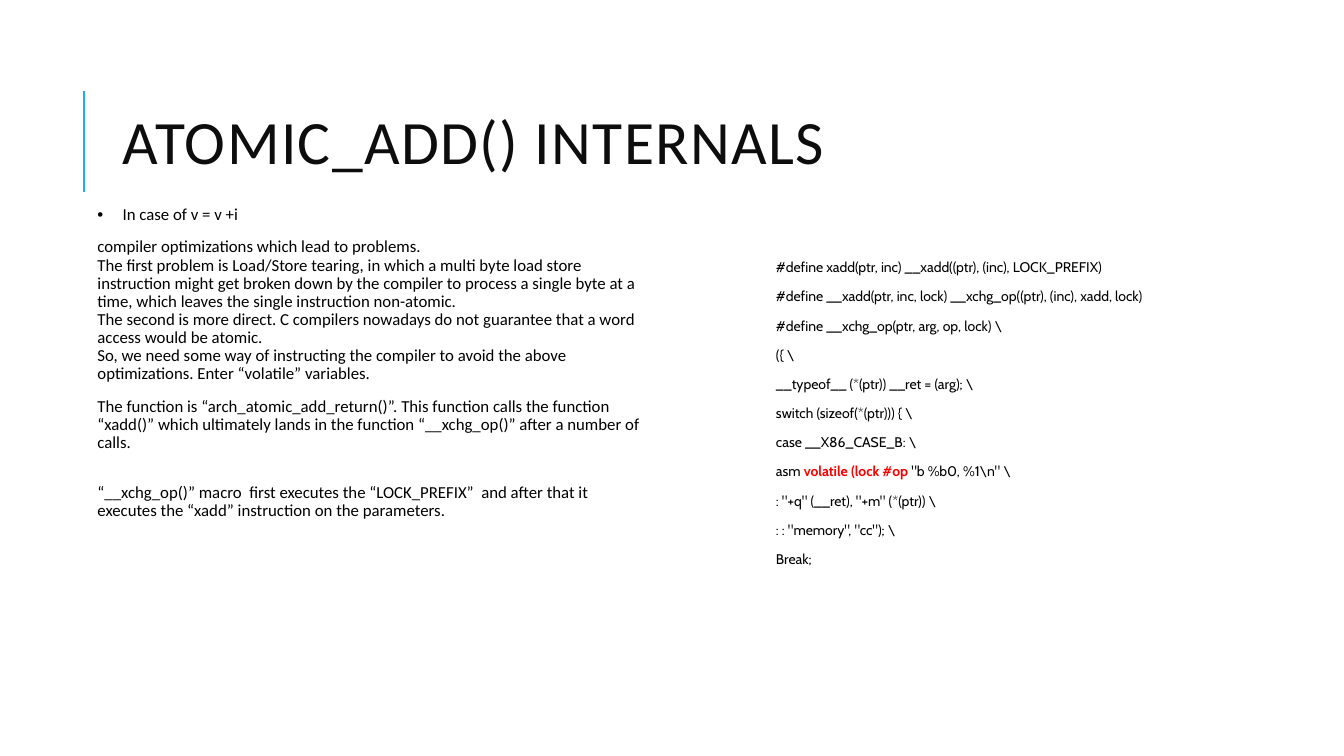
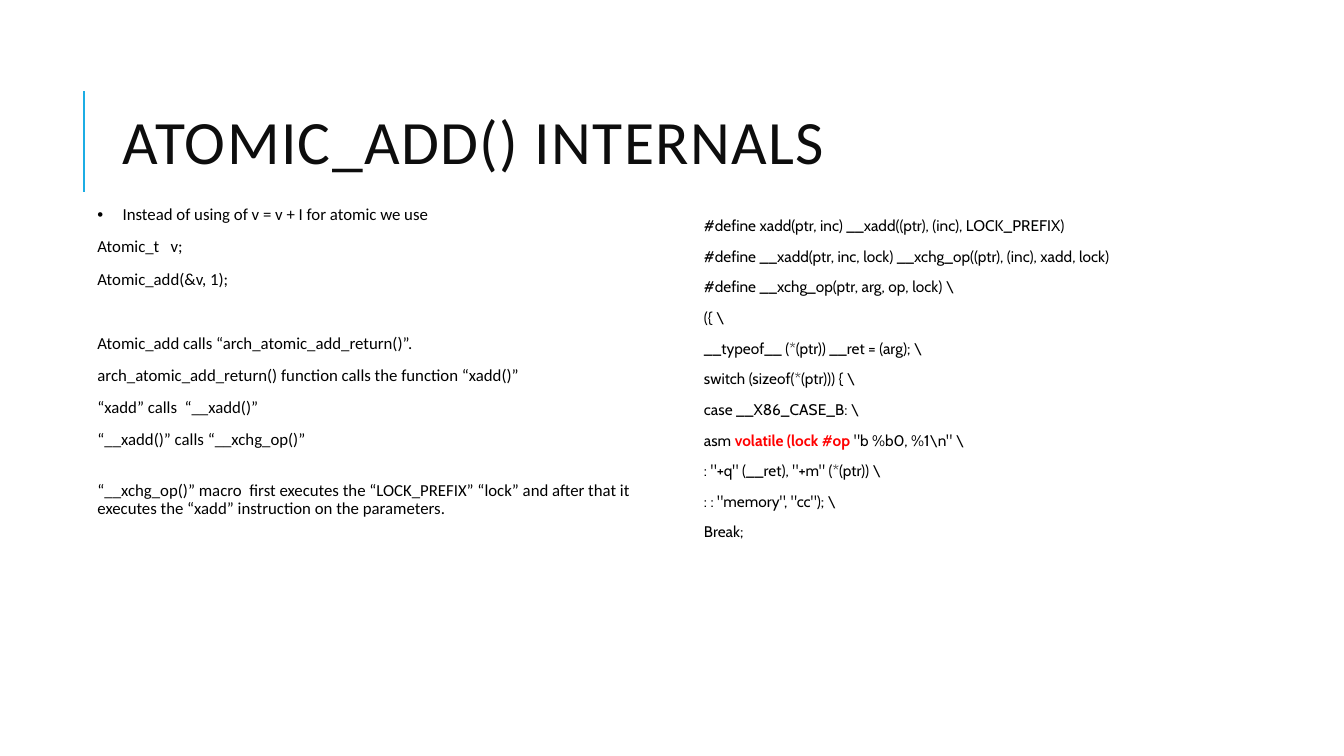
Before and after one commit to kundanthebest/osi2022, a slide deck: slide 5 of locking_presentation.pptx. Drawn at 1344x756 pixels with LibreOffice and Linux fonts; fonts in the diff are those of the drawing. Boxes give left, top, right and bottom in pixels: in the first picture for what was removed or moved away, otherwise in the second. Text is boxed around its words. In the diff, an @@ line names an element or a change of style, - is before the commit and + after.

```diff
--- a/locking_presentation.pptx
+++ b/locking_presentation.pptx
@@ text at [97, 208, 629, 517]: text changed @@
-• In case of v = v +i
-compiler optimizations which lead to problems.
-The first problem is Load/Store tearing, in which a multi byte load store instruction might get broken down by the compiler to process a single byte at a time, which leaves the single instruction non-atomic.
-The second is more direct. C compilers nowadays do not guarantee that a word access would be atomic.
-So, we need some way of instructing the compiler to avoid the above optimizations. Enter “volatile” variables.
-The function is “arch_atomic_add_return()”. This function calls the function “xadd()” which ultimately lands in the function “__xchg_op()” after a number of calls.
-“__xchg_op()” macro first executes the “LOCK_PREFIX” and after that it executes the “xadd” instruction on the parameters.
+• Instead of using of v = v + I for atomic we use
+Atomic_t v;
+Atomic_add(&v, 1);
+Atomic_add calls “arch_atomic_add_return()”.
+arch_atomic_add_return() function calls the function “xadd()”
+“xadd” calls “__xadd()”
+“__xadd()” calls “__xchg_op()”
+“__xchg_op()” macro first executes the “LOCK_PREFIX” “lock” and after that it executes the “xadd” instruction on the parameters.
@@ text "#define xadd(ptr, inc) __xadd((ptr), (inc), ...": place and size @@
-text "#define xadd(ptr, inc) __xadd((ptr), (inc), ..." at [776, 261, 1142, 566]
+text "#define xadd(ptr, inc) __xadd((ptr), (inc), ..." at [704, 219, 1109, 539]
@@ text "#define xadd(ptr, inc) __xadd((ptr), (inc), ..." at [704, 219, 1109, 539]: size 10 to 11 pt @@
```
Also in this commit, not shown: 11 other slides changed.
